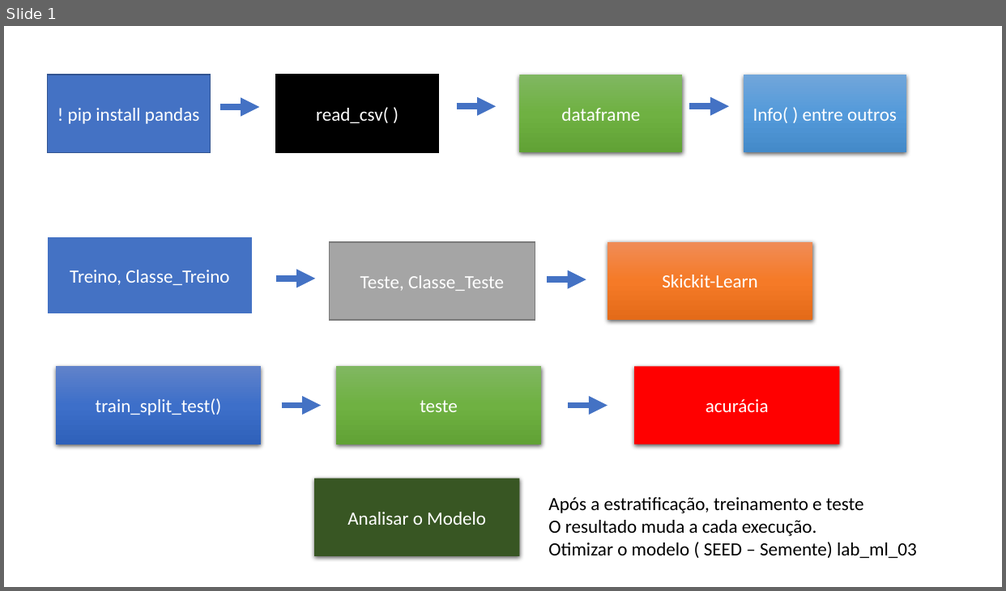
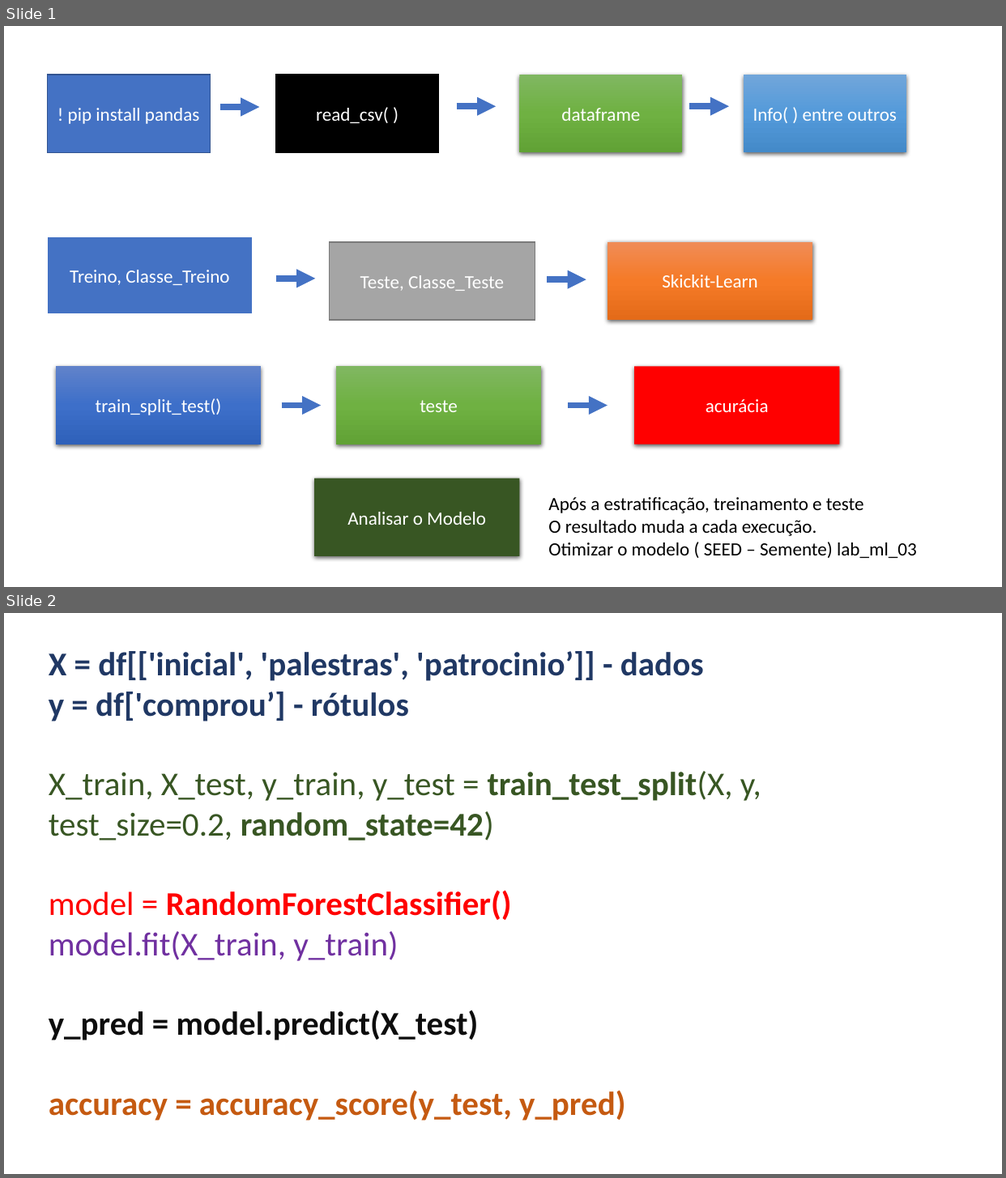
Before and after one commit to romulosilvestre/semanamachinelearning-datasets, a slide deck: slide-ml-03.pptx. Shown one above the other, each under a label of ours: slide 1 before the commit, slides 1 and 2 after it. The pictures are 1006x591 and 1006x1178 pixels, drawn with LibreOffice and Linux fonts; fonts in the diff are those of the drawing. Boxes give left, top, right and bottom in pixels: in the first picture for what was removed or moved away, otherwise in the second. Text is boxed around its words. In the diff, an @@ line names an element or a change of style, - is before the commit and + after.

Commit message:
c
c

```diff
--- a/slide-ml-03.pptx
+++ b/slide-ml-03.pptx
@@ slide 2 added at [4,613,1002,1174], background #FFFFFF @@
@@ text added at [49,651,761,1121], 32 pt, text #385723, bold @@
+X = df[['inicial', 'palestras', 'patrocinio’]] - dados
+y = df['comprou’] - rótulos
+X_train, X_test, y_train, y_test = train_test_split(X, y, test_size=0.2, random_state=42)
+model = RandomForestClassifier()
+model.fit(X_train, y_train)
+y_pred = model.predict(X_test)
+accuracy = accuracy_score(y_test, y_pred)
```
